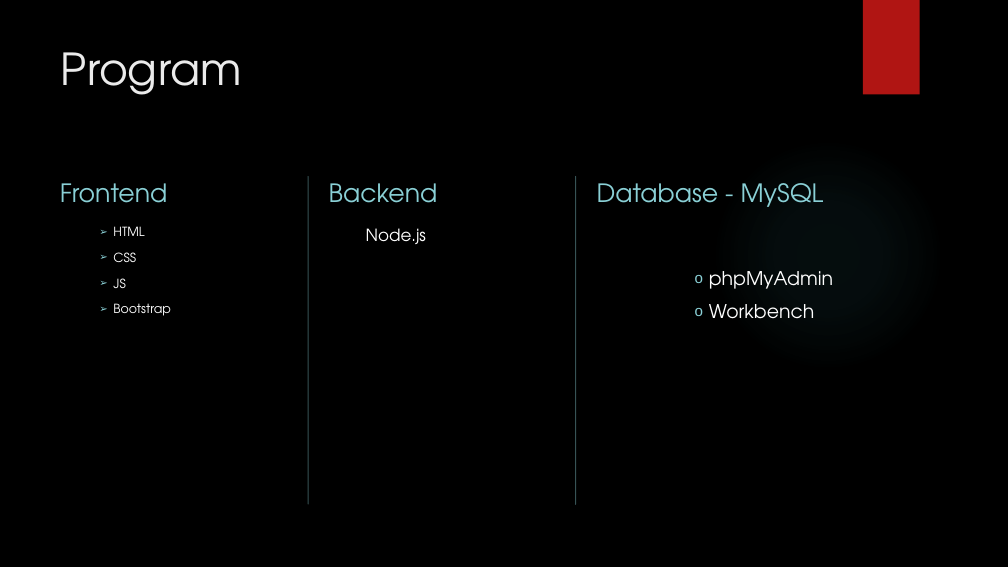
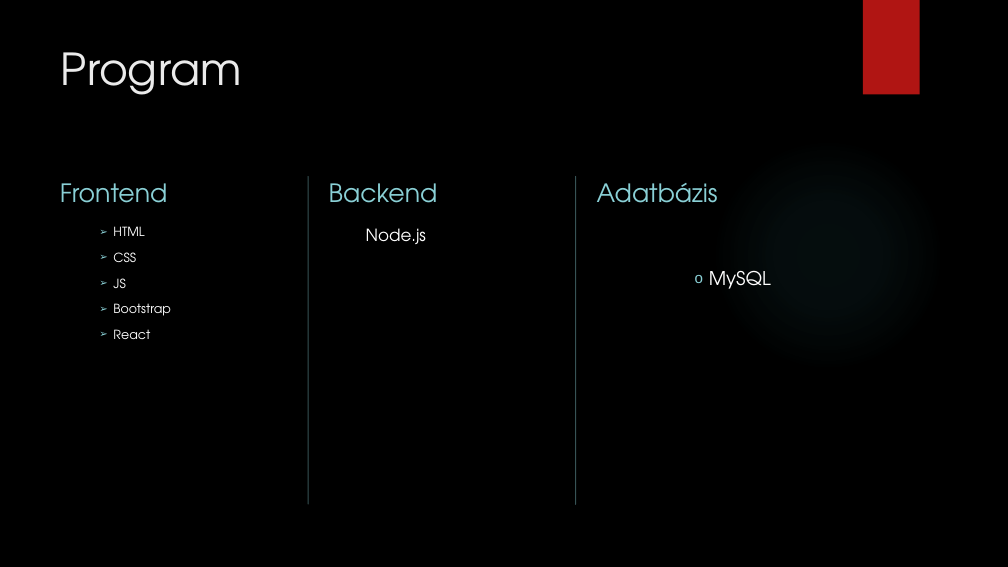
Before and after one commit to mozricsi/zaromunka_kuzdosportok, a slide deck: slide 9 of KüzdőKert.pptx. Drawn at 1008x567 pixels with LibreOffice and Linux fonts; fonts in the diff are those of the drawing; background and template pictures are left out. Boxes give left, top, right and bottom in pixels: in the first picture for what was removed or moved away, otherwise in the second. Text is boxed around its words. In the diff, an @@ line names an element or a change of style, - is before the commit and + after.

Commit message:
aa

```diff
--- a/KüzdőKert.pptx
+++ b/KüzdőKert.pptx
@@ text at [597, 183, 718, 203]: text changed @@
-Database - MySQL
+Adatbázis
@@ text at [709, 270, 771, 289]: text changed @@
-  o phpMyAdmin
-  o Workbench
+  o MySQL
@@ text at [113, 329, 150, 339]: paragraph added @@
+  ➢ React
```
Also in this commit, not shown: 6 other slides changed.
